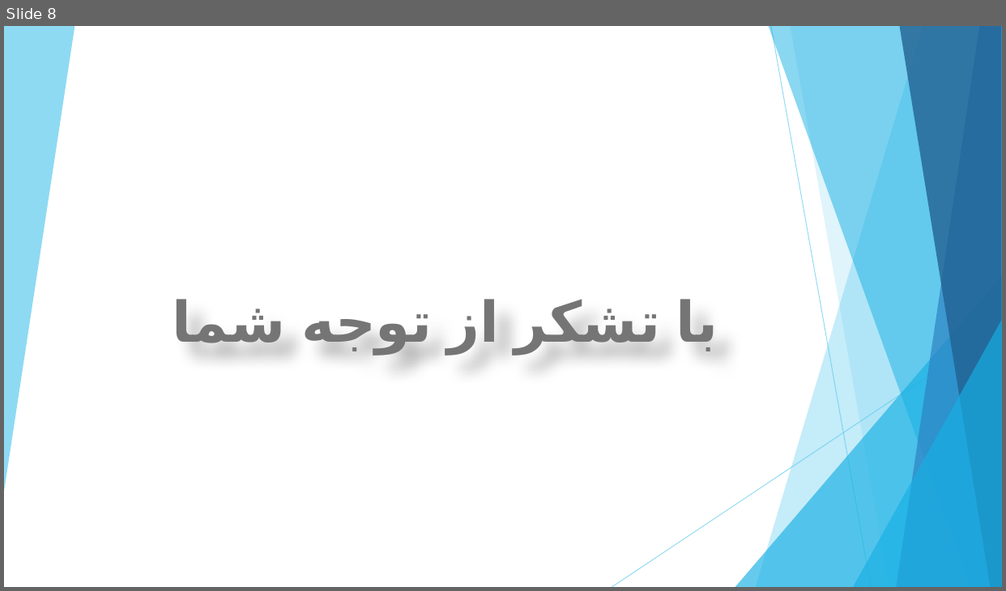
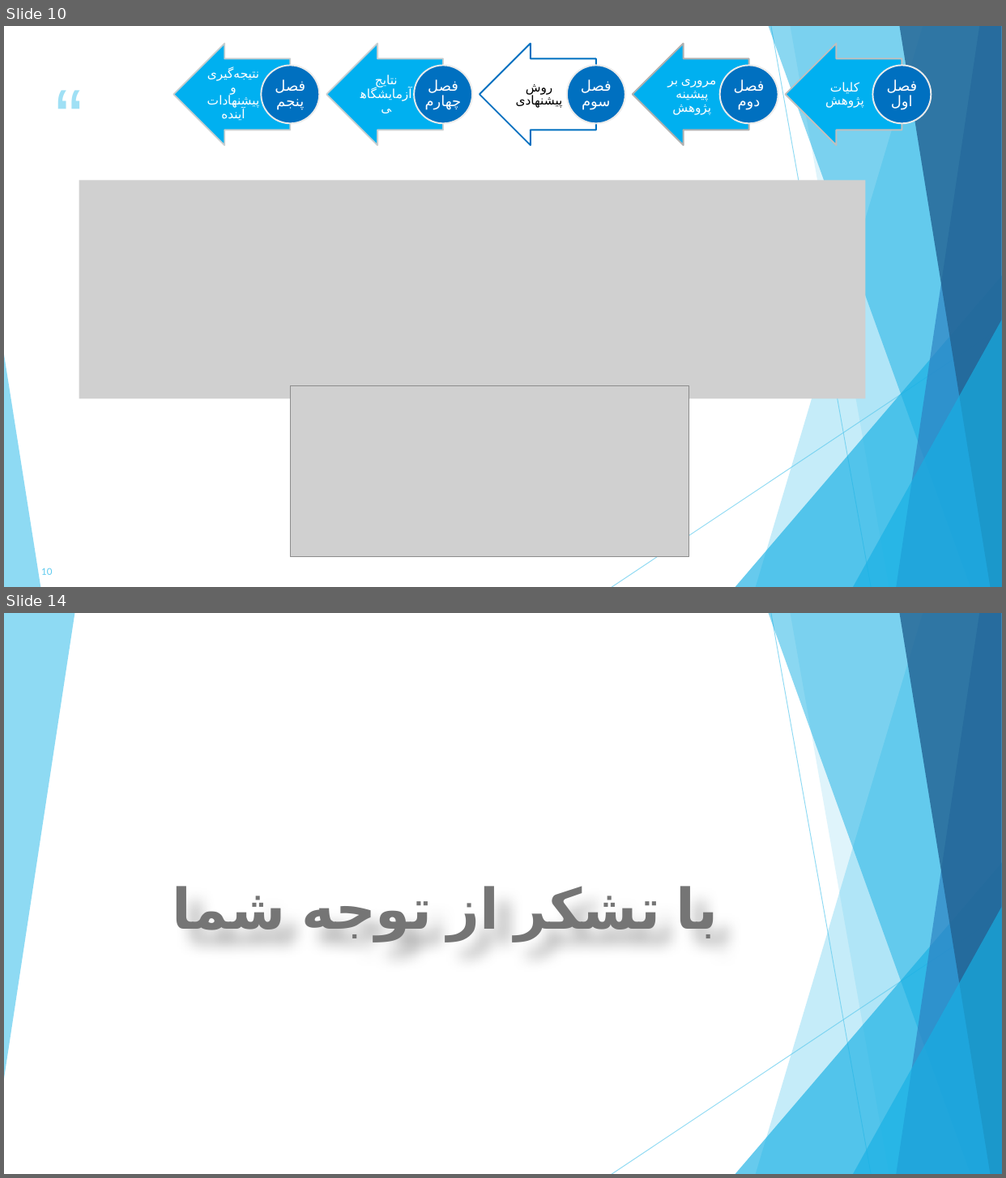
Before and after one commit to nimayazdi93/thesis-hub, a slide deck: PowerPoint/Nima Yazdi --- Presentation.pptx. Shown one above the other, each under a label of ours: slide 8 before the commit, slides 10 and 14 after it; the slides between them are not shown. The pictures are 1006x591 and 1006x1178 pixels, drawn with LibreOffice and Linux fonts; fonts in the diff are those of the drawing; grey boxes stand for pictures. Boxes give left, top, right and bottom in pixels: in the first picture for what was removed or moved away, otherwise in the second. Text is boxed around its words. In the diff, an @@ line names an element or a change of style, - is before the commit and + after.

```diff
--- a/PowerPoint/Nima Yazdi --- Presentation.pptx
+++ b/PowerPoint/Nima Yazdi --- Presentation.pptx
@@ slide 10 added at <box>4,26,1002,587</box>, background #FFFFFF; not listed: 9 template elements that a slide beside it also shows @@
@@ text added at <box>49,90,98,139</box>, 80 pt, text #9FE0F5 @@
+“
@@ group added at <box>174,43,931,145</box>: 10 texts, 5 left arrows, 5 ellipses @@
+کلیات پژوهش
+فصل اول
+مروری بر پیشینه پژوهش
+فصل دوم
+روش پیشنهادی
+فصل سوم
+نتایج آزمایشگاهی
+فصل چهارم
+نتیجه‌گیری و پیشنهادات آینده
+فصل پنجم
@@ picture added at <box>79,180,866,399</box> @@
@@ triangle added at <box>4,355,40,587</box>, fill #5FCBEF at 70% opacity @@
@@ picture added at <box>290,386,688,557</box> @@
@@ page number added at <box>41,568,52,575</box>, 9 pt, text #5FCBEF @@
+10
@@ what was slide 8 is now slide 14 @@
```
Also in this commit, not shown: 7 slides changed, 5 other slides added.
